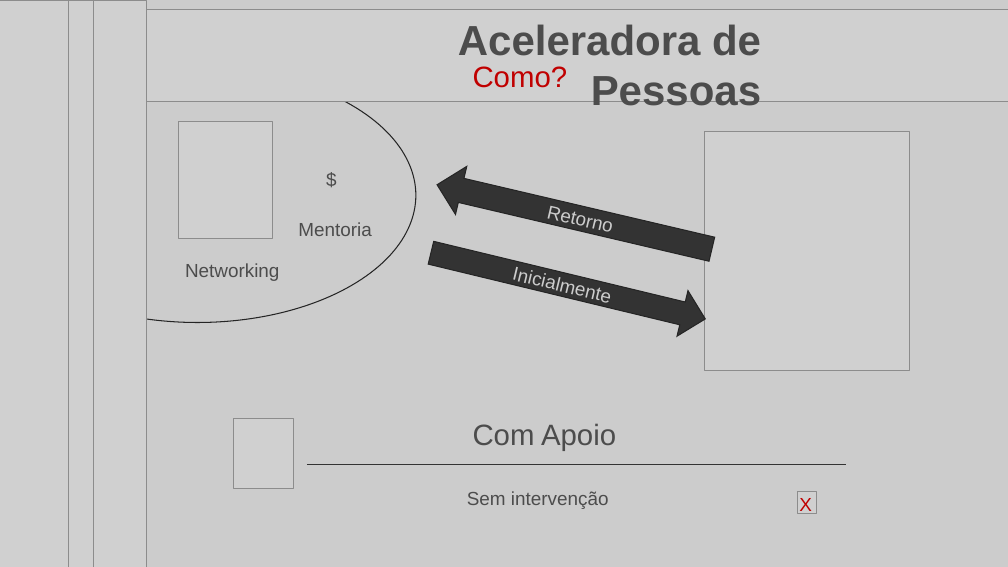
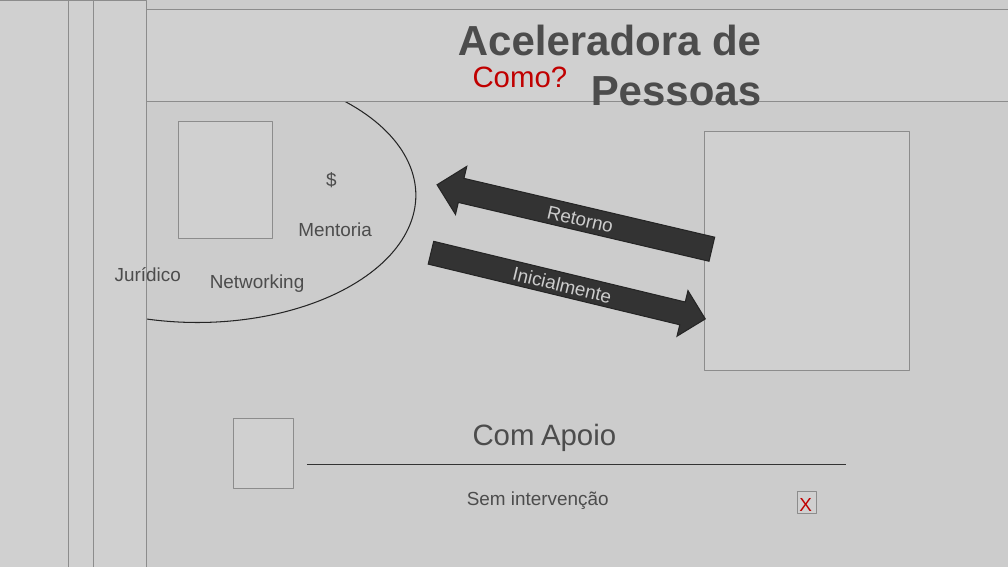
Before and after one commit to AceleradoraDePessoas/Apresentacoes, a slide deck: slide 6 of Institucional.pptx. Drawn at 1008x567 pixels with LibreOffice and Linux fonts; fonts in the diff are those of the drawing; grey boxes stand for pictures; background and template pictures are left out. Boxes give left, top, right and bottom in pixels: in the first picture for what was removed or moved away, otherwise in the second. Text is boxed around its words. In the diff, an @@ line names an element or a change of style, - is before the commit and + after.

```diff
--- a/Institucional.pptx
+++ b/Institucional.pptx
@@ text added at (115,267,181,286), 18 pt, text #4C4C4C @@
+Jurídico
@@ text "Networking": place and size @@
-text "Networking" at (185,263,279,281)
+text "Networking" at (210,274,304,292)
```
Also in this commit, not shown: 3 other slides changed, 2 slides added.
